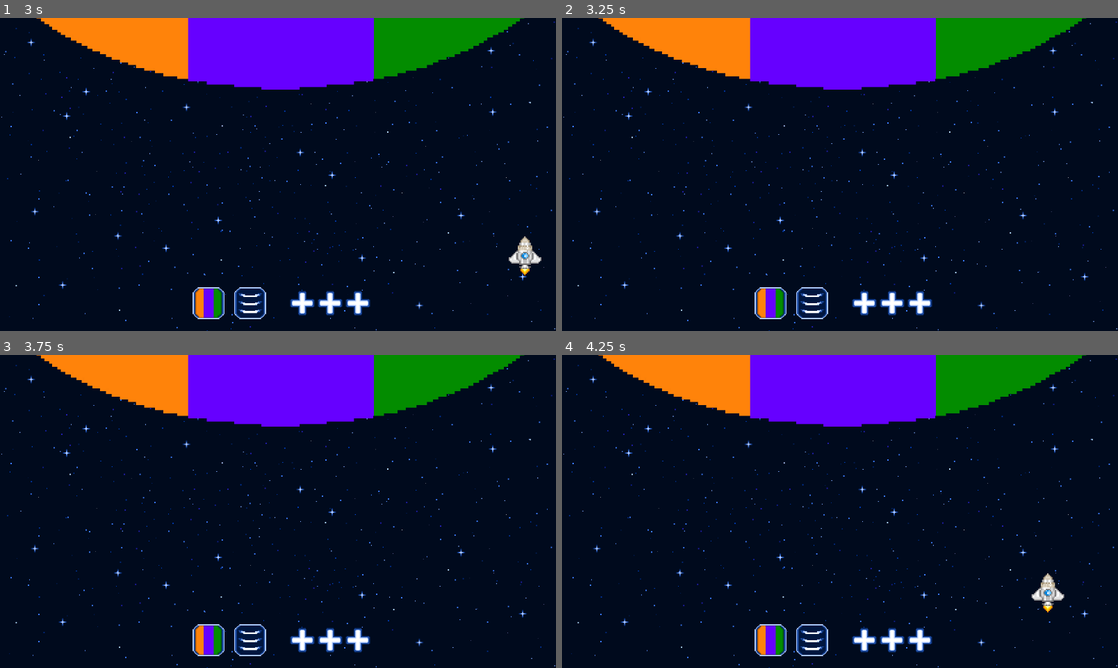
Above: before the commit, frames 1-4 (two rows, left to right).
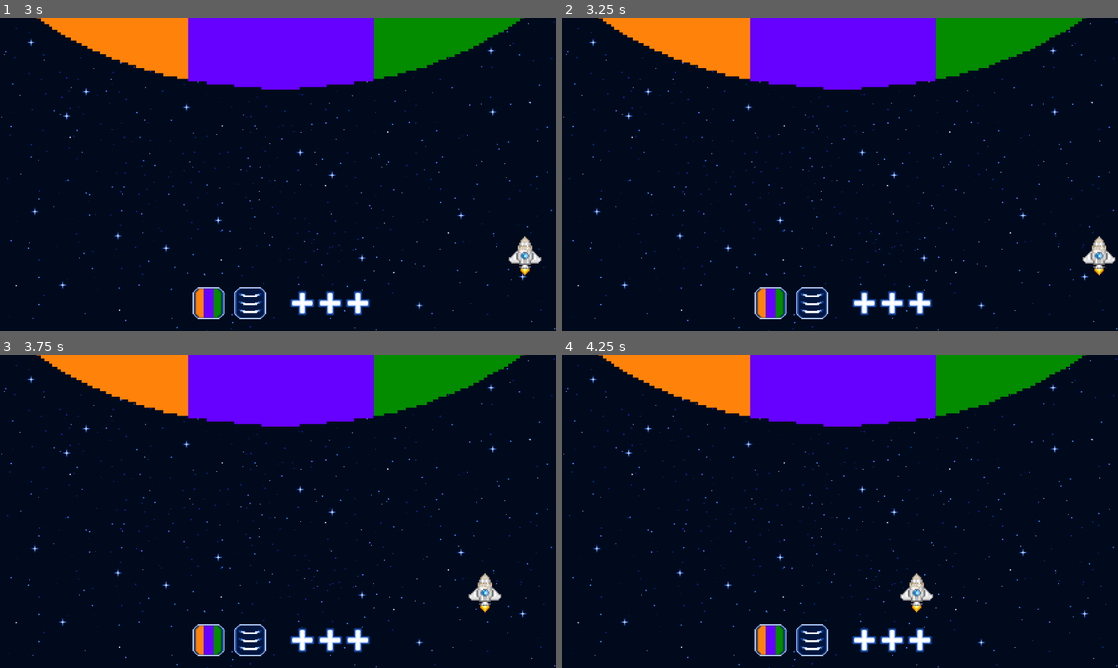
Above: after the commit, the same moments.

Repository: Annars30/GithubRepos-FINAL-project-ver1
Game: Godot game, scene res://Scenes/game.tscn
The game is run twice, just before and just after one commit, with the same random seed, the same clock (stepped at 60 frames per second) and the same inputs.
Inputs (mouse positions are in pixels of both pictures, inside the frame that each line leads up to):
- Up to frame 1 (3 s): tap Enter at 0.5 s; move the mouse to (211, 302) at 0.52 s; hold Right (move_right) 0.53-1.28 s; click (211, 302) at 0.67 s; move the mouse to (250, 302) at 1.27 s; hold Left (move_left) 1.28-2.03 s; click (250, 302) at 1.42 s; move the mouse to (333, 105) at 2.02 s; hold Right (move_right) from 2.03 s (still down); move the mouse to (250, 237) at 2.77 s; click (250, 237) at 2.92 s
- Up to frame 2 (3.25 s): keep holding Right (move_right)
- Up to frame 3 (3.75 s): tap Space at 3.5 s; move the mouse to (444, 558) at 3.52 s; release Right (move_right) at 3.53 s; hold Left (move_left) from 3.53 s (still down)
- Up to frame 4 (4.25 s): keep holding Left (move_left)

Frame 1 is identical in both runs. In frame 2, 0.3% of the frame differs, in the area x 93-100%, y 69-83%; in frame 3, 0.3%; in frame 4, 0.7%, in the area x 60-91%, y 69-83%.

Commit message:
Update game.tscn

Diff:
--- a/Scenes/game.tscn
+++ b/Scenes/game.tscn
@@ -8,7 +8,9 @@
 [ext_resource type="PackedScene" uid="uid://c86tyludxm03s" path="res://Scenes/Dice2.tscn" id="6_i6g32"]
 [ext_resource type="PackedScene" uid="uid://pjfgfs20cbg6" path="res://Scenes/supernova.tscn" id="7_1l0tm"]
 
-[sub_resource type="WorldBoundaryShape2D" id="WorldBoundaryShape2D_wowpa"]
+[sub_resource type="WorldBoundaryShape2D" id="WorldBoundaryShape2D_1l0tm"]
+
+[sub_resource type="WorldBoundaryShape2D" id="WorldBoundaryShape2D_v158k"]
 
 [node name="Game" type="Node2D"]
 script = ExtResource("1_wowpa")
@@ -25,17 +27,26 @@
 position = Vector2(576, 656)
 scale = Vector2(2.3, 2.3)
 
-[node name="Area2D" type="Area2D" parent="."]
+[node name="WallContainer" type="Node2D" parent="."]
 position = Vector2(24, 416)
 rotation = 1.57248
 
-[node name="CollisionShape2D" type="CollisionShape2D" parent="Area2D"]
+[node name="Wall" type="StaticBody2D" parent="WallContainer"]
+physics_interpolation_mode = 2
+position = Vector2(0.0252545, 15)
 scale = Vector2(3.04, 3.08)
-shape = SubResource("WorldBoundaryShape2D_wowpa")
 
-[node name="ship" parent="." instance=ExtResource("5_wowpa")]
-position = Vector2(640, 544)
-scale = Vector2(3, 3)
+[node name="CollisionShape2D" type="CollisionShape2D" parent="WallContainer/Wall"]
+shape = SubResource("WorldBoundaryShape2D_1l0tm")
+
+[node name="Wall1" type="StaticBody2D" parent="WallContainer"]
+physics_interpolation_mode = 2
+position = Vector2(-0.104548, -1250)
+rotation = -3.14159
+scale = Vector2(3.04, 3.08)
+
+[node name="CollisionShape2D" type="CollisionShape2D" parent="WallContainer/Wall1"]
+shape = SubResource("WorldBoundaryShape2D_v158k")
 
 [node name="Life" parent="." instance=ExtResource("6_1l0tm")]
 position = Vector2(760, 656)
@@ -44,5 +55,14 @@
 [node name="Supernova" parent="." instance=ExtResource("7_1l0tm")]
 position = Vector2(640, -168)
 
+[node name="ship" parent="." instance=ExtResource("5_wowpa")]
+physics_interpolation_mode = 2
+position = Vector2(640, 544)
+scale = Vector2(3, 3)
+collision_layer = 3
+collision_mask = 3
+floor_block_on_wall = false
+platform_wall_layers = 255
+
 [connection signal="dice_1_rolled" from="Dice1" to="Supernova" method="_on_dice_1_rolled"]
 [connection signal="dice_2_rolled" from="Dice2" to="Supernova" method="_on_dice_2_rolled"]
Not shown: 1 places in Scenes/game.tscn that only renumber resources
